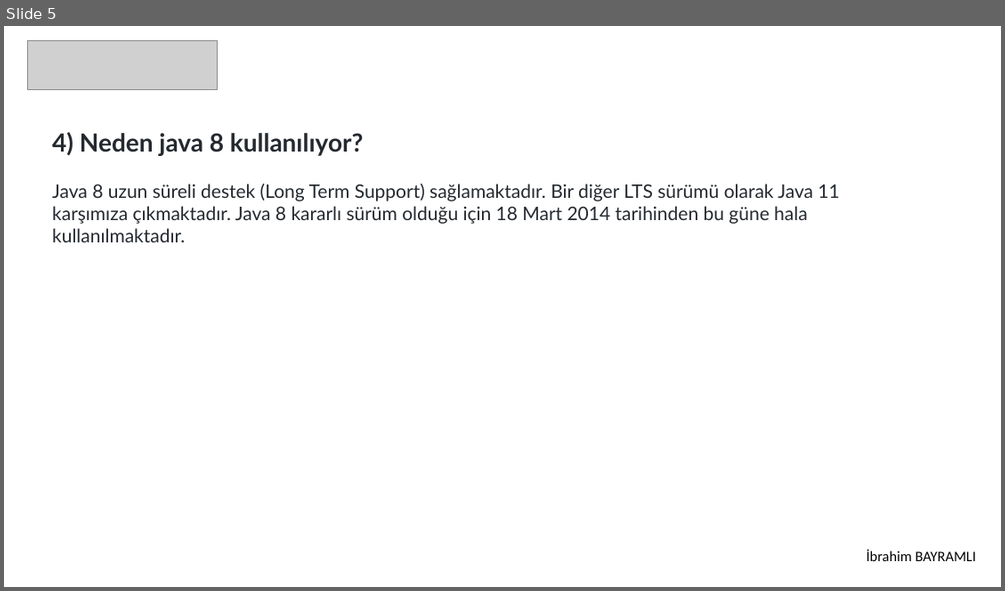
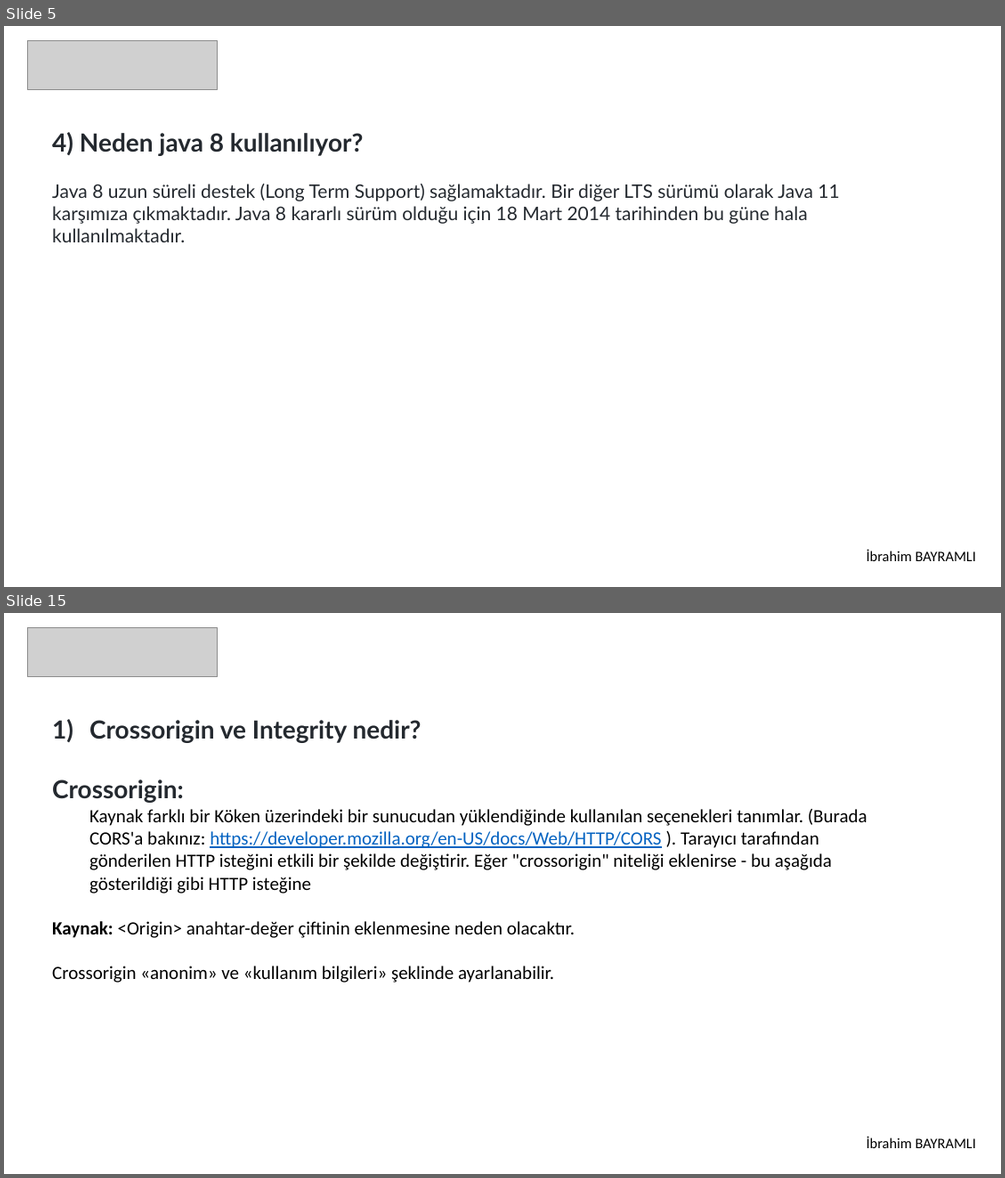
Before and after one commit to 207-Atmosware-Java-Bootcamp/2-hafta-pazartesi-odevi-ibrahimbayramli, a slide deck: Odev.pptx. Shown one above the other, each under a label of ours: slide 5 before the commit, slides 5 and 15 after it; the slides between them are not shown. The pictures are 1005x591 and 1005x1178 pixels, drawn with LibreOffice and Linux fonts; fonts in the diff are those of the drawing; grey boxes stand for pictures. Boxes give left, top, right and bottom in pixels: in the first picture for what was removed or moved away, otherwise in the second. Text is boxed around its words. In the diff, an @@ line names an element or a change of style, - is before the commit and + after.

```diff
--- a/Odev.pptx
+++ b/Odev.pptx
@@ slide 15 added at (4,613,1001,1174), background #FFFFFF @@
@@ picture added at (28,627,217,676) @@
@@ text added at (52,720,867,982), 18 pt, text #000000 @@
+1) Crossorigin ve Integrity nedir?
+Crossorigin:
+  Kaynak farklı bir Köken üzerindeki bir sunucudan yüklendiğinde kullanılan seçenekleri tanımlar. (Burada CORS'a bakınız: https://developer.mozilla.org/en-US/docs/Web/HTTP/CORS ). Tarayıcı tarafından gönderilen HTTP isteğini etkili bir şekilde değiştirir. Eğer "crossorigin" niteliği eklenirse - bu aşağıda gösterildiği gibi HTTP isteğine
+Kaynak: <Origin> anahtar-değer çiftinin eklenmesine neden olacaktır.
+Crossorigin «anonim» ve «kullanım bilgileri» şeklinde ayarlanabilir.
@@ text added at (866,1136,976,1148), 14 pt, text #000000 @@
+İbrahim BAYRAMLI
```
Also in this commit, not shown: 15 other slides added, 4 other files.
